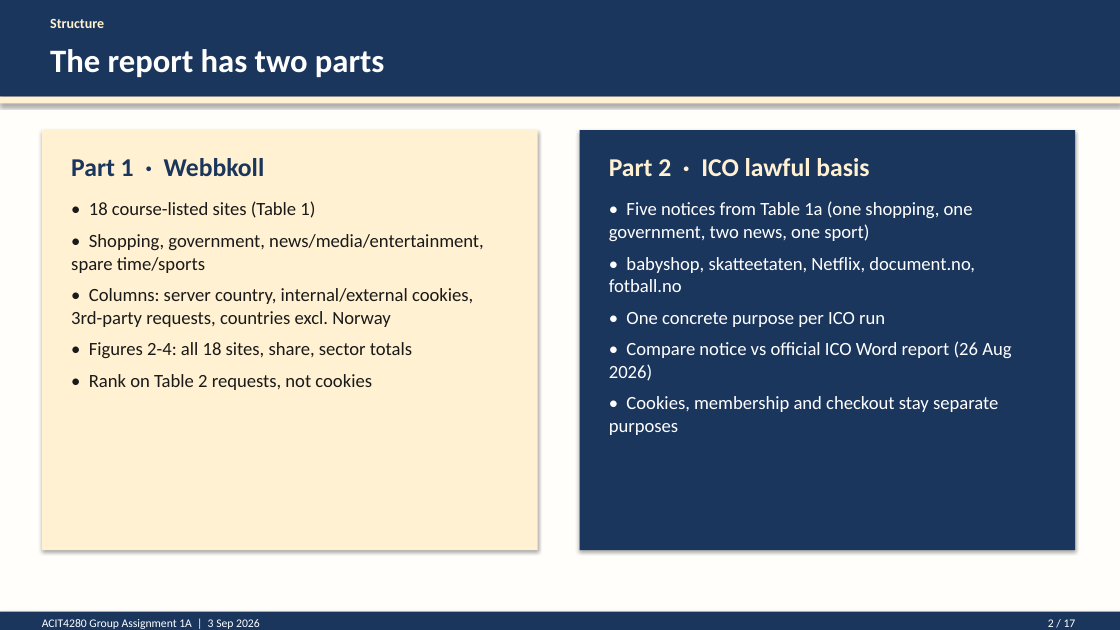
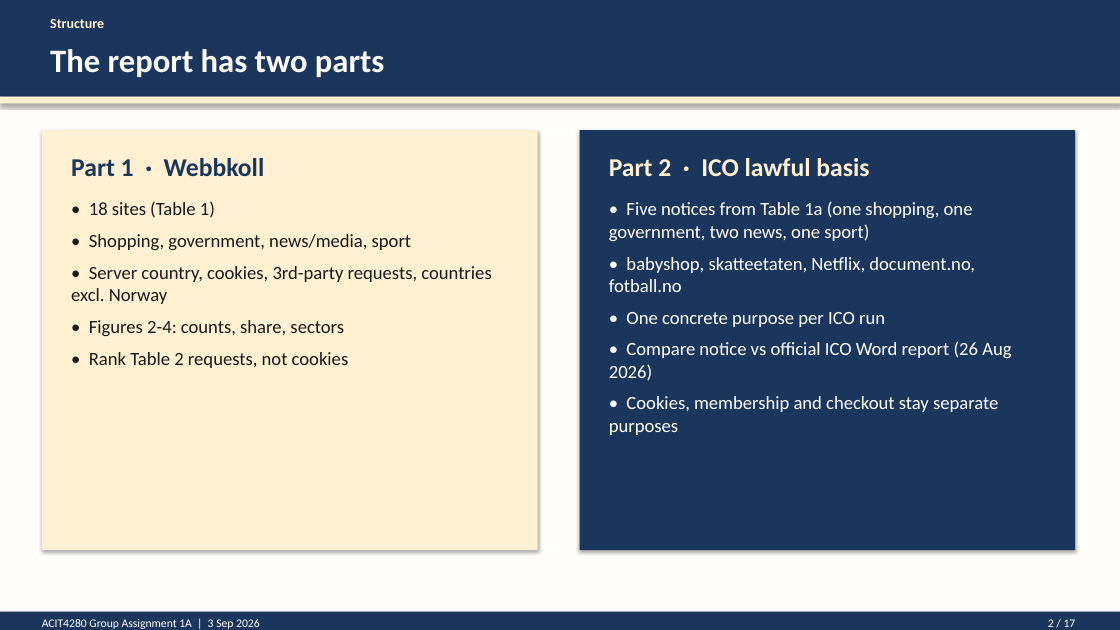
Before and after one commit to kasa031/Bacheloroppgave, a slide deck: slide 2 of ACIT4280_1A_presentation.pptx. Drawn at 1120x630 pixels with LibreOffice and Linux fonts; fonts in the diff are those of the drawing. Boxes give left, top, right and bottom in pixels: in the first picture for what was removed or moved away, otherwise in the second. Text is boxed around its words. In the diff, an @@ line names an element or a change of style, - is before the commit and + after.

```diff
--- a/ACIT4280_1A_presentation.pptx
+++ b/ACIT4280_1A_presentation.pptx
@@ text at [71, 201, 491, 368]: text changed @@
-• 18 course-listed sites (Table 1)
-• Shopping, government, news/media/entertainment, spare time/sports
-• Columns: server country, internal/external cookies, 3rd-party requests, countries excl. Norway
-• Figures 2-4: all 18 sites, share, sector totals
-• Rank on Table 2 requests, not cookies
+• 18 sites (Table 1)
+• Shopping, government, news/media, sport
+• Server country, cookies, 3rd-party requests, countries excl. Norway
+• Figures 2-4: counts, share, sectors
+• Rank Table 2 requests, not cookies
```
Also in this commit, not shown: 4 other files.
